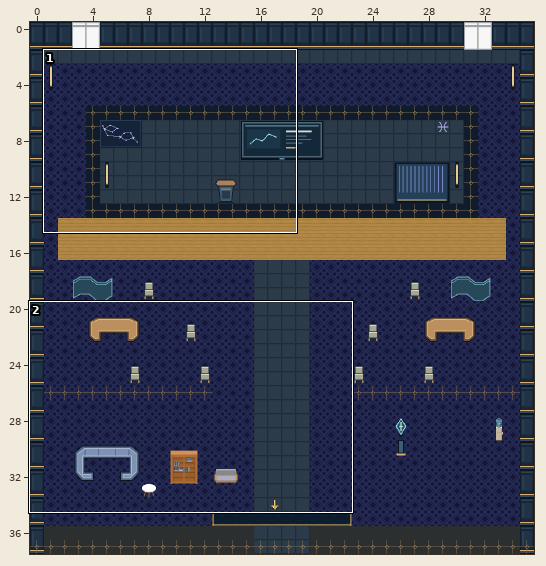
Tiled map (JSON): maps/preview/speaker-pisces.tmj. Above, an overview of the earlier version with the close-up marked.
Close-up. As it was:
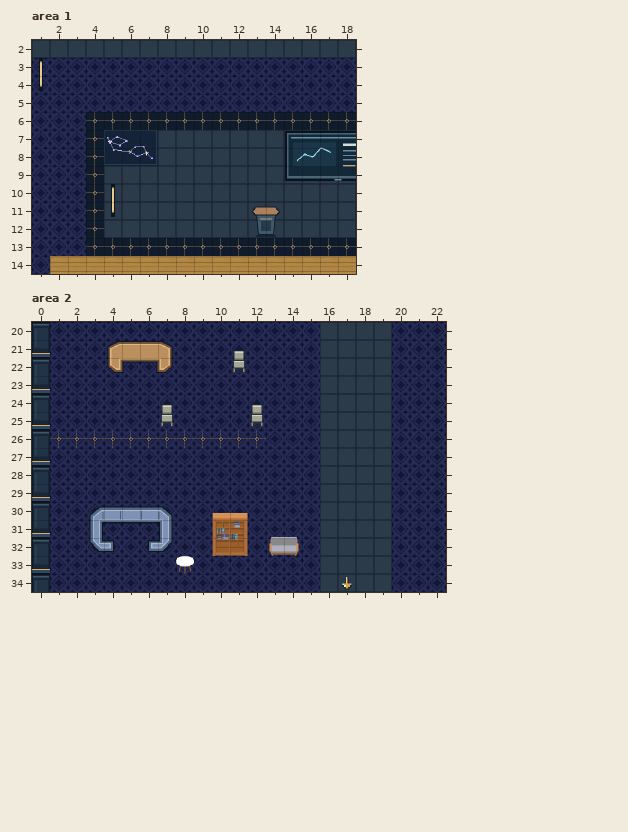
Cells are 32x32 px. Shown: area 1 x 1..18, y 2..14; area 2 x 0..22, y 20..34. The commit also changed other parts of the map, which this record leaves out.
And afterwards:
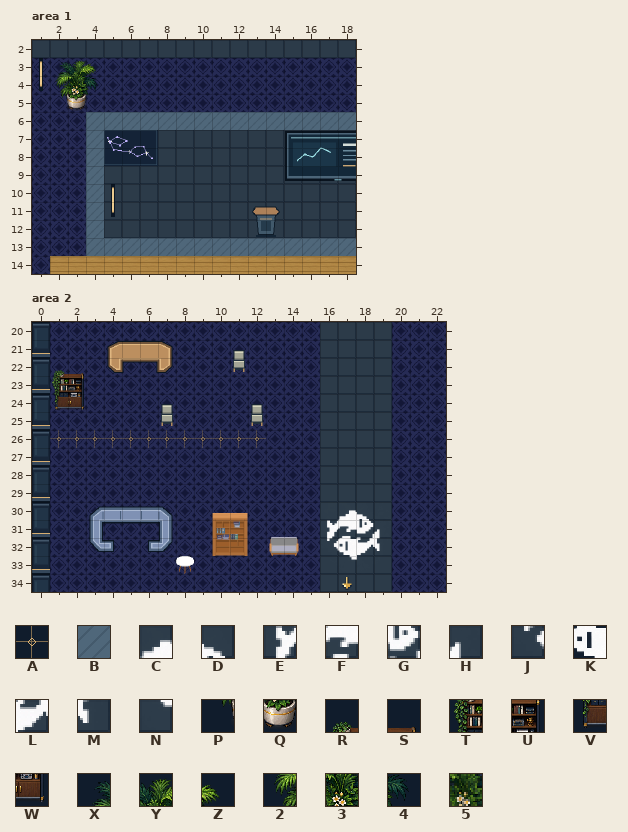
Key: from "art-0": A 15; from "art-1": B 360; from "art-10": C 141, D 142, E 156, F 157, G 158, H 159, J 172, K 173, L 174, M 175, N 189; from "art-8": P 6, Q 7; from "art-9": R 10, S 11, T 26, U 27, V 42, W 43, X 64, Y 65, Z 66, 2 80, 3 81, 4 82; from "navigation-mask": 5 1.
_ is an empty cell.
Tiles of an added or newly shown layer are drawn over the layers below it.
See-through tiles are keyed as they look on the map.
The edit:
{"where": "layer \"terrain\", area 1"}
{"y":6,"x":4,"old":"AAAAAAAAAAAAAAA","new":"BBBBBBBBBBBBBBB"}
{"y":7,"x":4,"old":"A","new":"B"}
{"y":8,"x":4,"old":"A","new":"B"}
{"y":9,"x":4,"old":"A","new":"B"}
{"y":10,"x":4,"old":"A","new":"B"}
{"y":11,"x":4,"old":"A","new":"B"}
{"y":12,"x":4,"old":"A","new":"B"}
{"y":13,"x":4,"old":"AAAAAAAAAAAAAAA","new":"BBBBBBBBBBBBBBB"}
{"where": "layer \"scenery-belowAvatar-0\", area 1"}
{"y":5,"x":2,"old":"__","new":"PQ"}
{"where": "layer \"interior-ambient-plant\" (added), area 1"}
{"y":3,"x":2,"old":"___","new":"XYZ"}
{"y":4,"x":2,"old":"___","new":"234"}
{"where": "layer \"physical-collisions\", area 1"}
{"y":3,"x":2,"old":"___","new":"555"}
{"y":4,"x":2,"old":"___","new":"555"}
{"y":5,"x":2,"old":"__","new":"55"}
{"where": "layer \"scenery-belowAvatar-0\", area 2"}
{"y":22,"x":1,"old":"__","new":"RS"}
{"y":23,"x":1,"old":"__","new":"TU"}
{"y":24,"x":1,"old":"__","new":"VW"}
{"y":30,"x":17,"old":"__","new":"CD"}
{"y":31,"x":16,"old":"____","new":"EFGH"}
{"y":32,"x":16,"old":"____","new":"JKLM"}
{"y":33,"x":17,"old":"_","new":"N"}
{"where": "layer \"physical-collisions\", area 2"}
{"y":22,"x":1,"old":"__","new":"55"}
{"y":23,"x":1,"old":"__","new":"55"}
{"y":24,"x":1,"old":"__","new":"55"}
{"label":"changed","picture_box":[55,60,356,256]}
{"label":"added","picture_box":[52,370,84,410]}
{"label":"added","picture_box":[327,510,380,560]}
